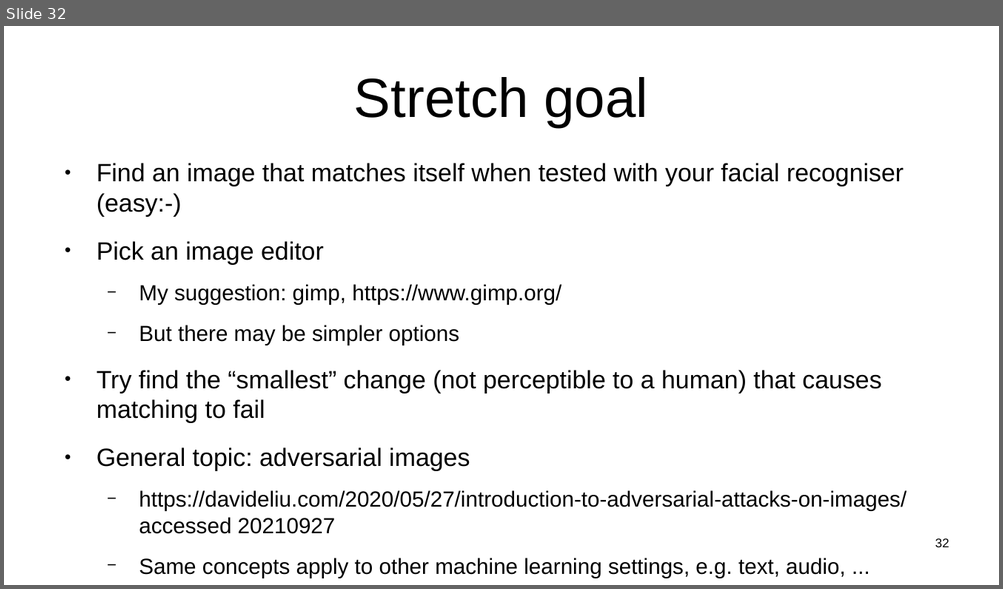
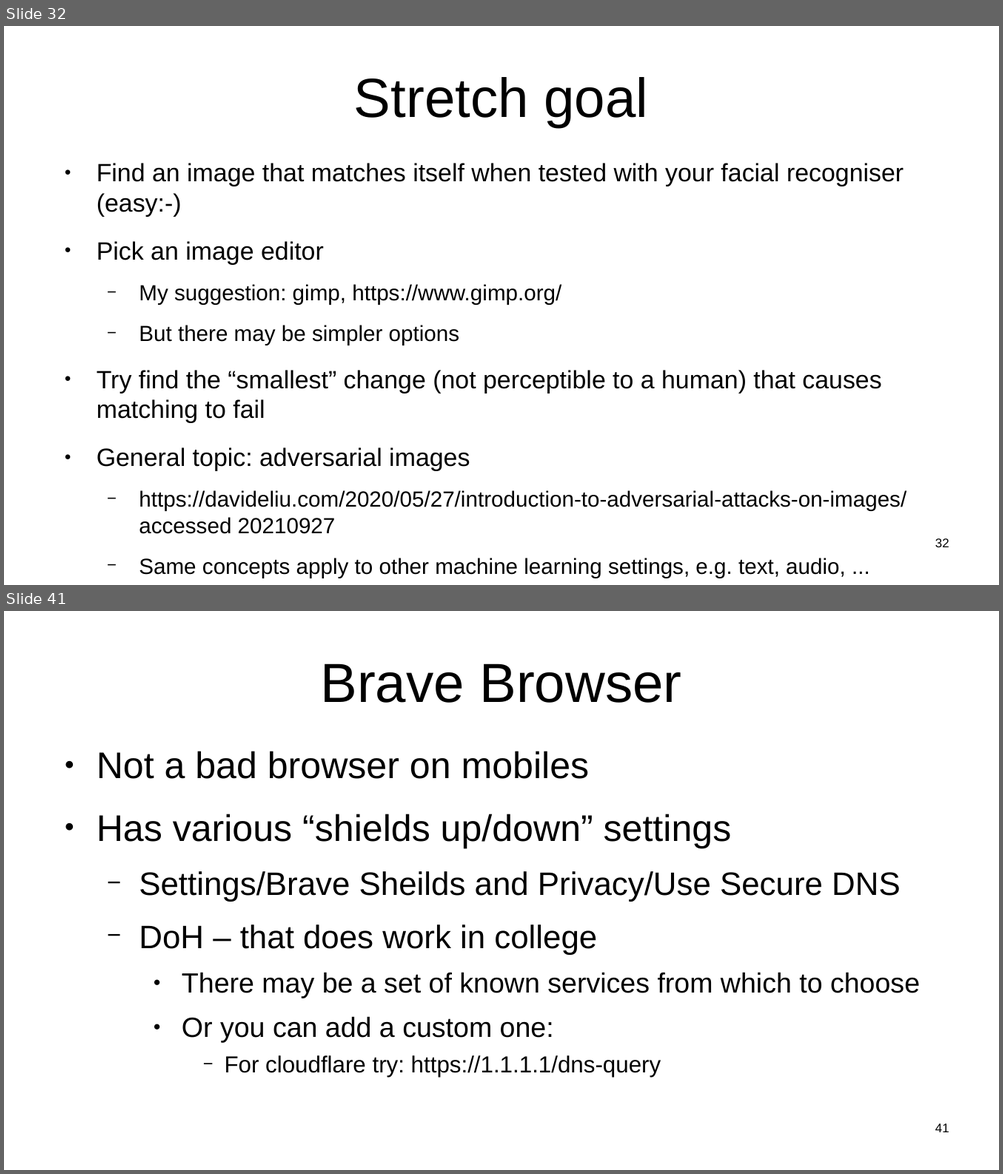
Before and after one commit to sftcd/witidtm, a slide deck: lectures/2021-2022/labs.odp. Shown one above the other, each under a label of ours: slide 32 before the commit, slides 32 and 41 after it; the slides between them are not shown. The pictures are 1003x589 and 1003x1174 pixels, drawn with LibreOffice and Linux fonts; fonts in the diff are those of the drawing. Boxes give left, top, right and bottom in pixels: in the first picture for what was removed or moved away, otherwise in the second. Text is boxed around its words. In the diff, an @@ line names an element or a change of style, - is before the commit and + after.

```diff
--- a/lectures/2021-2022/labs.odp
+++ b/lectures/2021-2022/labs.odp
@@ slide 41 added at [4, 611, 999, 1170], background #FFFFFF @@
@@ title added at [320, 664, 682, 703], 44 pt, text #000000 @@
+Brave Browser
@@ text added at [96, 751, 919, 1077], 25.9 pt, text #000000 @@
+● Not a bad browser on mobiles
+● Has various “shields up/down” settings
+  − Settings/Brave Sheilds and Privacy/Use Secure DNS
+  − DoH – that does work in college
+    ● There may be a set of known services from which to choose
+    ● Or you can add a custom one:
+      − For cloudflare try: https://1.1.1.1/dns-query
@@ page number added at [935, 1124, 949, 1133], 10 pt, text #000000 @@
+41
```
Also in this commit, not shown: 10 other slides added, 3 other files.
